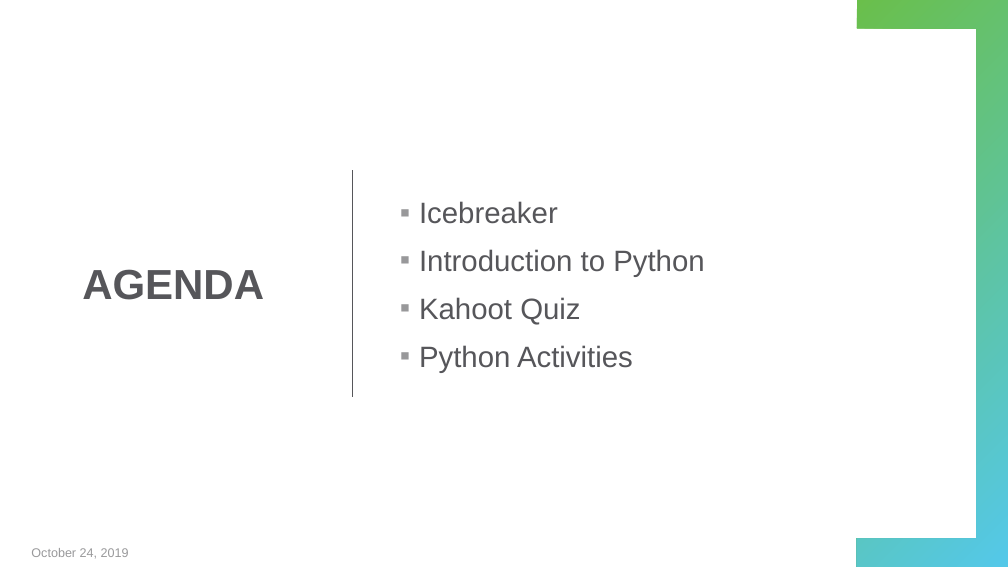
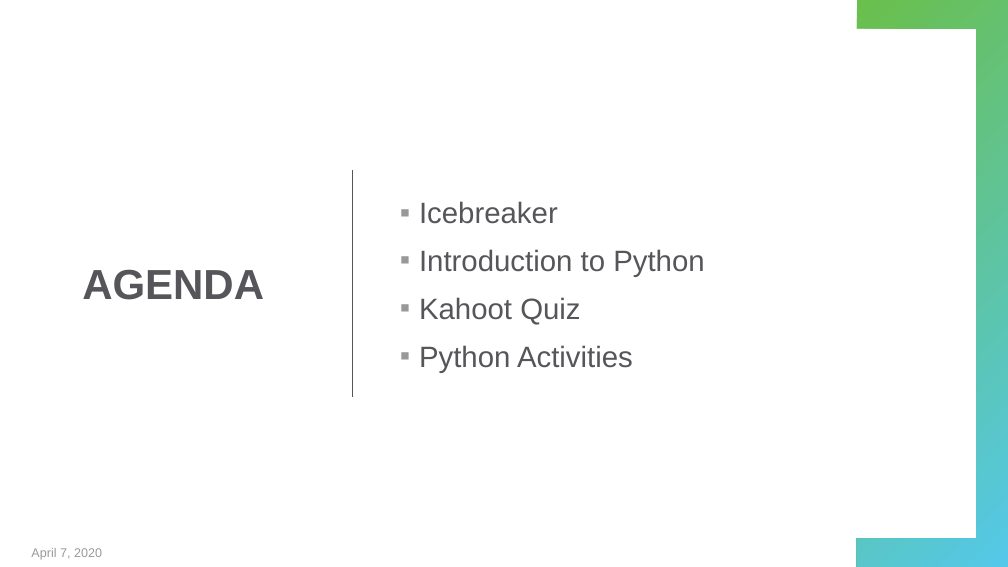
Before and after one commit to hylandtechoutreach/python-camp, a slide deck: slide 2 of ProgrammingWithPython.pptx. Drawn at 1008x567 pixels with LibreOffice and Linux fonts; fonts in the diff are those of the drawing. Boxes give left, top, right and bottom in pixels: in the first picture for what was removed or moved away, otherwise in the second. Text is boxed around its words. In the diff, an @@ line names an element or a change of style, - is before the commit and + after.

```diff
--- a/ProgrammingWithPython.pptx
+++ b/ProgrammingWithPython.pptx
@@ text at [31,548,102,560]: text changed @@
-October 24, 2019
+April 7, 2020
```
Also in this commit, not shown: 1 other slide changed, 2 other files.
